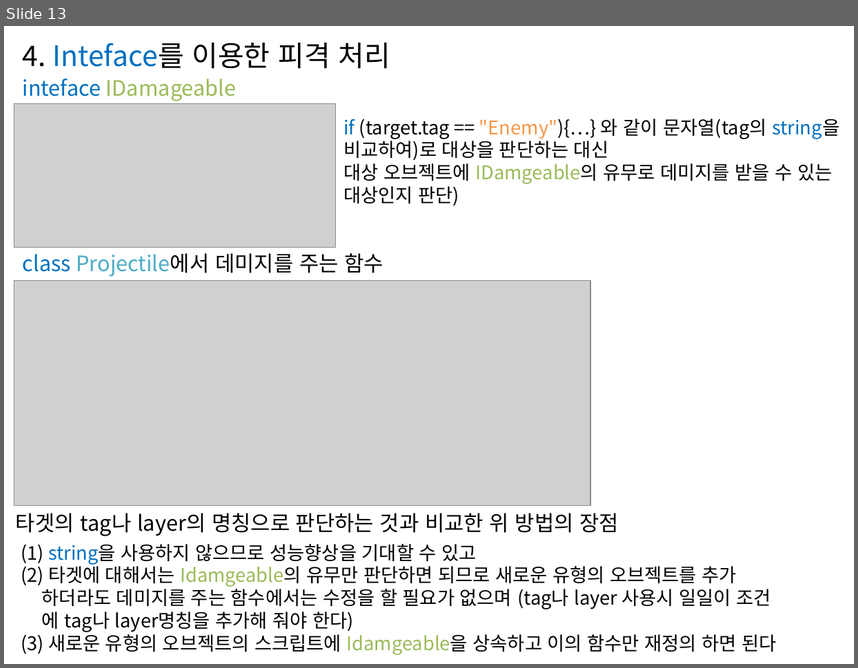
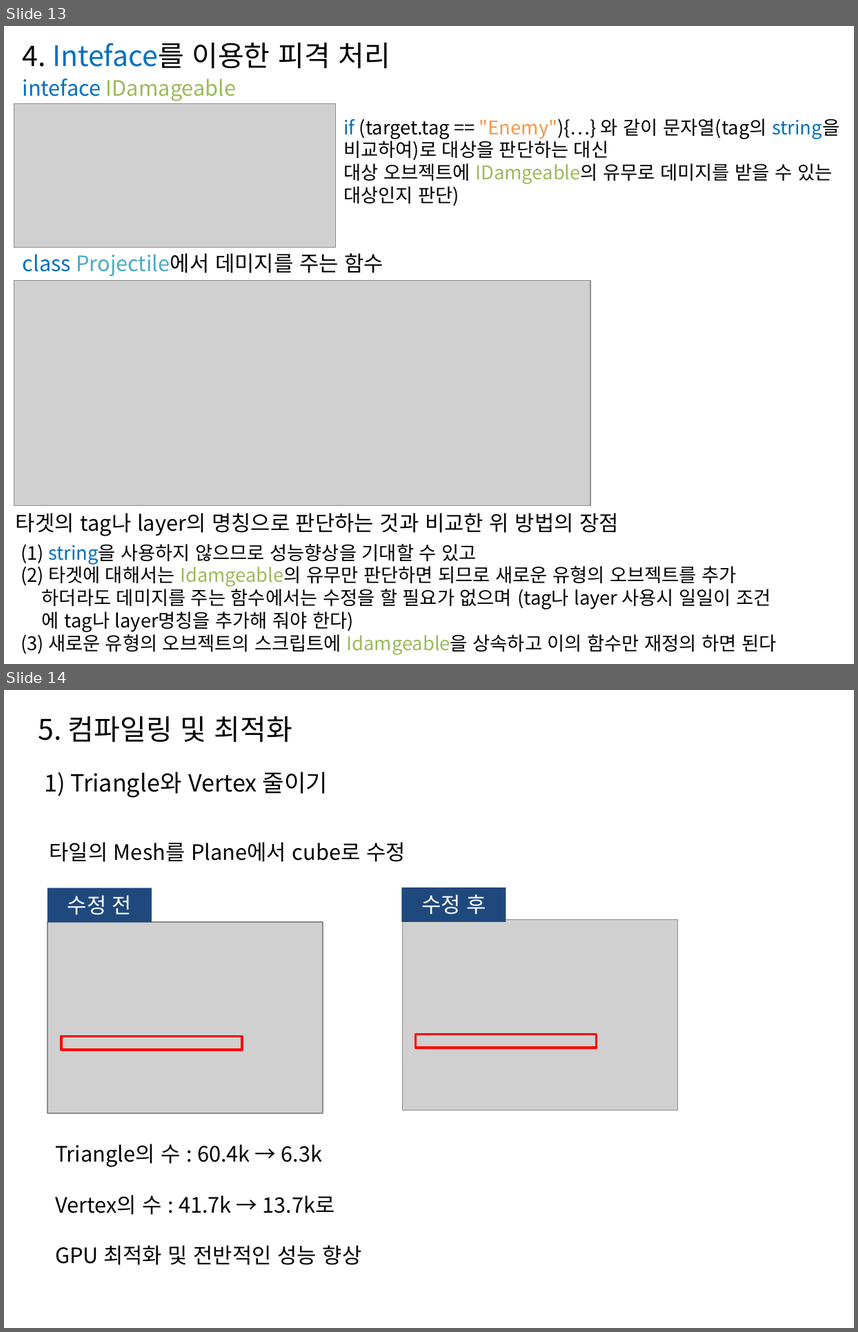
Before and after one commit to hehza90/-Unity-RandomTowerDefense, a slide deck: [Unity] Random Tower Defense.pptx. Shown one above the other, each under a label of ours: slide 13 before the commit, slides 13 and 14 after it. The pictures are 858x668 and 858x1332 pixels, drawn with LibreOffice and Linux fonts; fonts in the diff are those of the drawing; grey boxes stand for pictures. Boxes give left, top, right and bottom in pixels: in the first picture for what was removed or moved away, otherwise in the second. Text is boxed around its words. In the diff, an @@ line names an element or a change of style, - is before the commit and + after.

```diff
--- a/[Unity] Random Tower Defense.pptx
+++ b/[Unity] Random Tower Defense.pptx
@@ slide 14 added at (4, 690, 854, 1328), background #FFFFFF @@
@@ text added at (38, 716, 292, 742), 24 pt, text #000000 @@
+5. 컴파일링 및 최적화
@@ text added at (44, 771, 328, 798), 20 pt, text #000000 @@
+1) Triangle와 Vertex 줄이기
@@ text added at (49, 842, 406, 862), 18 pt, text #000000 @@
+타일의 Mesh를 Plane에서 cube로 수정
@@ rectangle added at (47, 888, 152, 922), fill #1F497D, 18 pt, text #FFFFFF @@
+수정 전
@@ rectangle added at (402, 887, 506, 921), fill #1F497D, 18 pt, text #FFFFFF @@
+수정 후
@@ picture added at (47, 922, 323, 1114) @@
@@ picture added at (403, 920, 678, 1110) @@
@@ rectangle added at (61, 1036, 242, 1049), outline #FF0000 2 pt @@
@@ rectangle added at (415, 1034, 597, 1048), outline #FF0000 2 pt @@
@@ text added at (55, 1143, 362, 1265), 18 pt, text #000000 @@
+Triangle의 수 : 60.4k → 6.3k
+Vertex의 수 : 41.7k → 13.7k로
+GPU 최적화 및 전반적인 성능 향상
```
Also in this commit, not shown: 2 slides changed, 2 other files.
